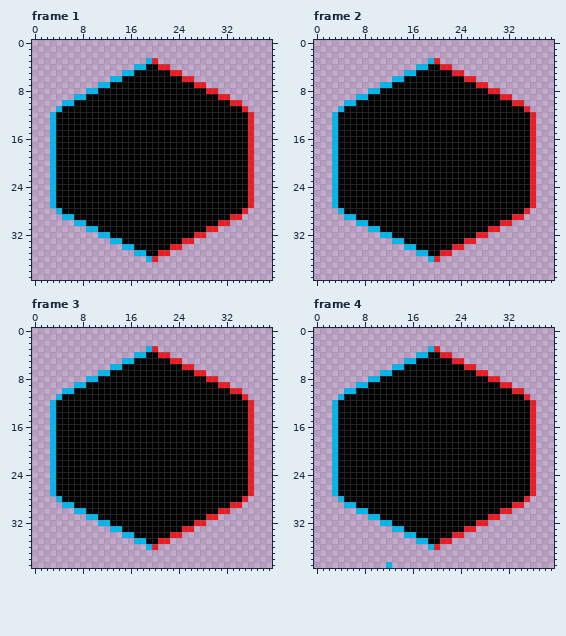
Two versions of one pixel-art file, sourceicons/cubes/ooshersglitched/source.ase. The first picture shows the starting point.
40x40 pixels, 20 frames. Shown: frame 1, frame 2, frame 3, frame 4. The commit also changed other frames, which this record leaves out.
And afterwards:
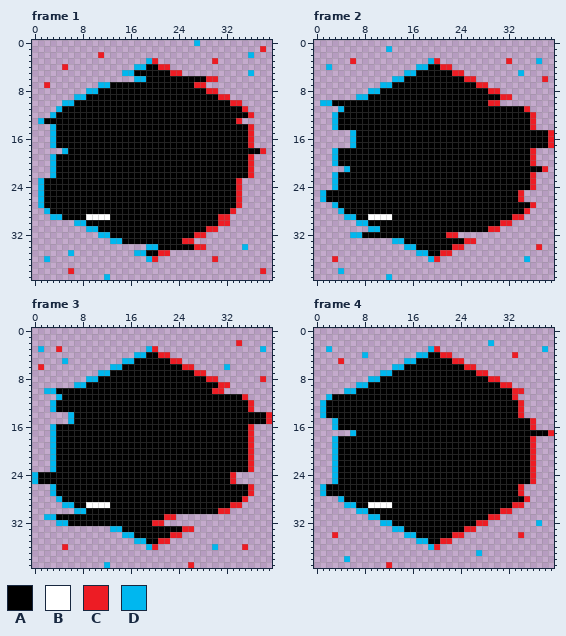
Palette (. is transparent): A #000000  B #ffffff  C #ed1c24  D #00b7ef
The exact change:
layer "Mouths" now shown
Changed rows in their new state; - is an unchanged pixel.
Frame 1, layers "Mouths", "Base":
first column x 2:
 0 -------------------------D-----------
 1 ------------------------------------C
 2 ---------C------------------------D--
 3 ----------------------------C--------
 4 ---C---------------------------------
 5 ----------------------------------D--
 6 -----------....DD------AAAACC--------
 7 C------------------------------------
first column x 1:
13 DAA------------------------------C..
first column x 3:
18 ..D------------------------------AAC
first column x 1:
23 DAA------------------------------C..
24 DAA------------------------------C..
25 DAA------------------------------C..
26 DAA------------------------------C..
27 DAA------------------------------C..
28 -DAA----------------------------C..-
29 --DDAA--BBBB------------------CC..--
first column x 2:
34 -------------....DD--AAAACC------D---
35 ----D--------------------------------
36 D---------------------------C--------
38 ----C-------------------------------C
39 ----------D--------------------------
Frame 2, layers "Mouths", "Base":
first column x 2:
 1 ----------D--------------------------
 3 ----C-------------------------C----D-
 4 D------------------------------------
 5 --------------------------------D----
 6 ------------------------------------C
first column x 1:
10 DDAAAA----------------------CC....
first column x 3:
15 ...D-----------------------------AAAC
16 ...D-----------------------------AAAC
17 ...D-----------------------------AAAC
first column x 3:
21 ..D------------------------------AAC
first column x 1:
25 DAA------------------------------C..-
26 DAA------------------------------C..-
29 --------BBBB-------------------------
32 -----DDAAAAA---------CC.....---------
34 ------------------------------------C
36 --C-------------------------------D--
38 ---D---------------------------------
39 -----------D-------------------------
Frame 3, layers "Mouths", "Base":
first column x 1:
 2 ---------------------------------C----
 3 D--C---------------------------------D
 5 ----D---------------------------------
 6 C------------------------------D------
 8 -------------------------------------C
10 -DDAAA-----------------------CC...----
first column x 3:
14 ...D-----------------------------AAAC
15 ...D-----------------------------AAAC
first column x 0:
24 DAAA-----------------------------C...
25 DAAA-----------------------------C...
first column x 2:
29 -------BBBB------------------
31 DDAAAAAAA-----------CC.......
32 --DDAAAAAAA-------CC.......--
first column x 5:
36 C------------------------D----C
39 -------D-------------C---------
Frame 4, layers "Mouths", "Base":
first column x 2:
 2 ---------------------------D---------
 3 D-----------------------------------D
 4 ------D------------------------C-----
 5 --C----------------------------------
first column x 1:
11 -DAA----------------------------C..----
12 DAA------------------------------C..---
13 DAA------------------------------C..---
14 DAA------------------------------C..---
17 --...D-----------------------------AAAC
first column x 1:
26 DAA------------------------------C..-
27 DAA------------------------------C..-
29 --------BBBB-------------------------
32 ------------------------------------D
34 --C------------------------------C---
37 --------------------------D----------
38 ----D--------------------------------
39 -----------C-------------------------
